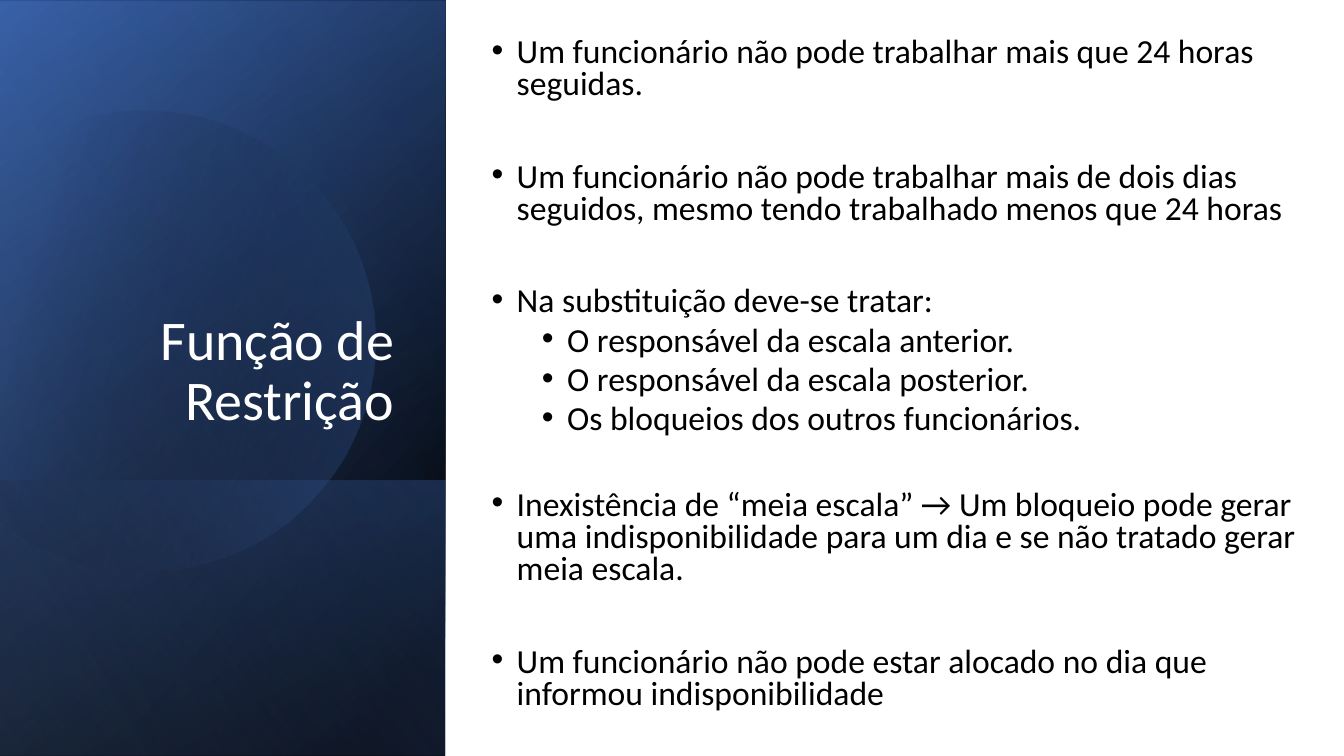
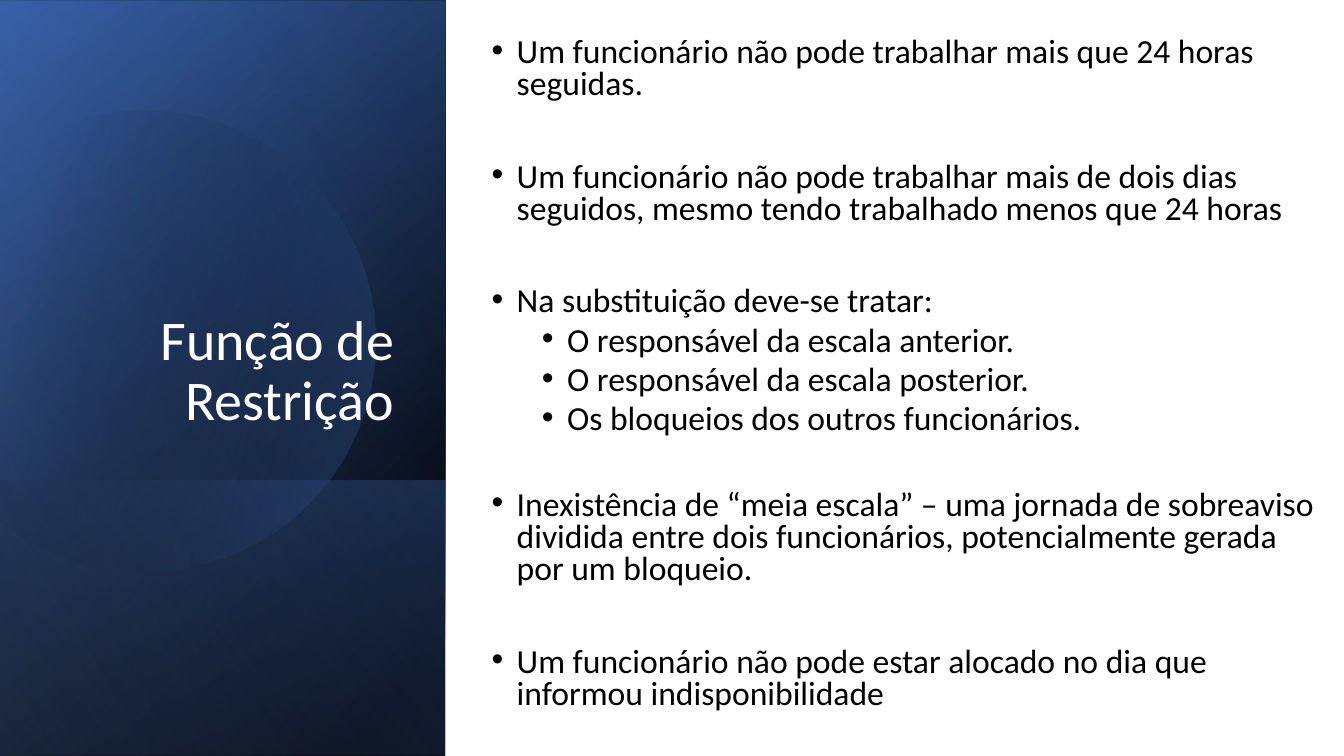
Before and after one commit to gdutramartins/bi-master-organizacao-planejamento, a slide deck: slide 10 of apresentacao/apresentacao-sobreaviso-ga.pptx. Drawn at 1344x756 pixels with LibreOffice and Linux fonts; fonts in the diff are those of the drawing. Boxes give left, top, right and bottom in pixels: in the first picture for what was removed or moved away, otherwise in the second. Text is boxed around its words. In the diff, an @@ line names an element or a change of style, - is before the commit and + after.

Commit message:
Corrigidos pequenos pontos da apresentação. Versão incrementada de 0.9 para 1.0.

```diff
--- a/apresentacao/apresentacao-sobreaviso-ga.pptx
+++ b/apresentacao/apresentacao-sobreaviso-ga.pptx
@@ text at bbox=[517, 492, 1314, 586]: text changed @@
-• Inexistência de “meia escala” → Um bloqueio pode gerar uma indisponibilidade para um dia e se não tratado gerar meia escala.
+• Inexistência de “meia escala” – uma jornada de sobreaviso dividida entre dois funcionários, potencialmente gerada por um bloqueio.
```
Also in this commit, not shown: 7 other slides changed.
